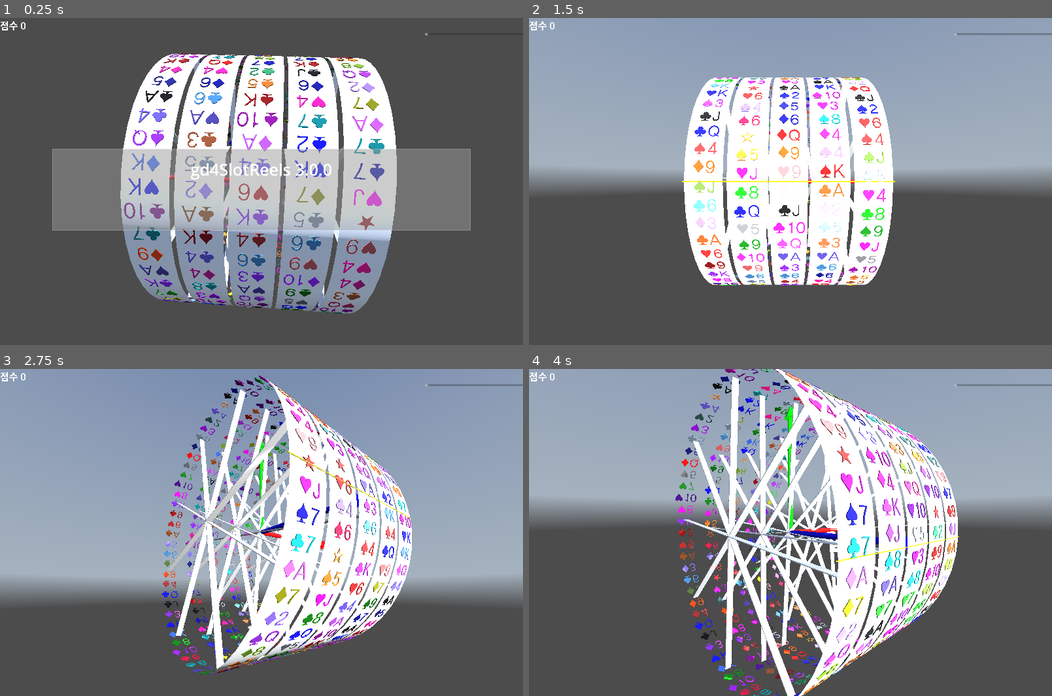
Above: before the commit, frames 1-4 (two rows, left to right).
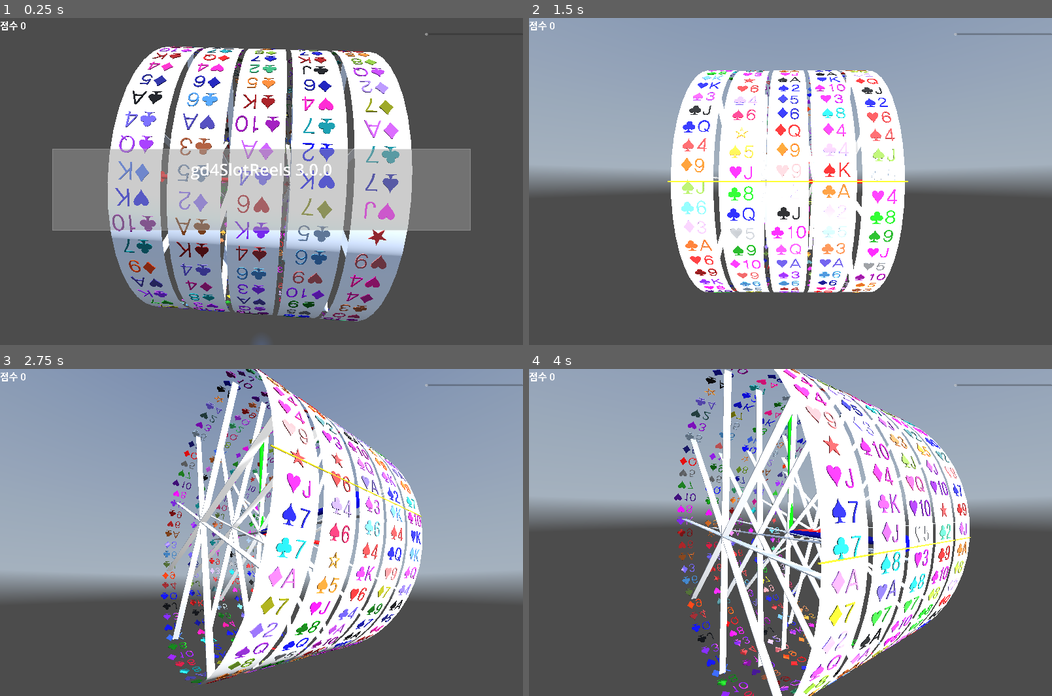
Above: after the commit, the same moments.

Repository: kasworld/gd4slot
Game: Godot game, scene res://main.tscn
Two runs of this game, one before a commit and one after it. Both use one fixed random seed, a clock stepped at 60 frames per second and the inputs below. A sky picture missing from this copy of the repository is replaced by a grey-blue gradient.
Inputs (mouse positions are in pixels of both pictures, inside the frame that each line leads up to):
- Up to frame 1 (0.25 s): no input
- Up to frame 2 (1.5 s): tap Enter at 0.5 s; move the mouse to (905, 165) at 0.52 s; hold Right 0.53-1.28 s; tap Q at 0.6 s; click (905, 165) at 0.67 s; tap Space at 0.77 s; move the mouse to (685, 197) at 1.27 s; hold Down from 1.28 s (still down); tap E at 1.35 s
- Up to frame 3 (2.75 s): tap Space at 1.52 s; move the mouse to (313, 460) at 2.02 s; release Down at 2.03 s; hold Right from 2.03 s (still down); tap Enter at 2.1 s
- Up to frame 4 (4 s): move the mouse to (764, 597) at 2.77 s; release Right at 2.78 s; hold Up 2.78-3.53 s; tap Delete at 2.85 s; click (764, 597) at 2.92 s; tap Space at 3.02, 3.77 s; move the mouse to (947, 581) at 3.52 s; hold Left from 3.53 s (still down); tap Q at 3.6 s

The runs differ from the first frame. In frame 1, 22% of the frame differs, in the area x 20-79%, y 8-100%; in frame 2, 13%; in frame 3, 18%; in frame 4, 22%.

Commit message:
update slots, MultiMeshShape, camera move

Diff:
--- a/axis_arrow3d/axis_arrow_3d.gd
+++ b/axis_arrow3d/axis_arrow_3d.gd
@@ -1,31 +1,22 @@
 extends Node3D
 class_name AxisArrow3D
 
-var arrow_list :Array
 var colors := [Color.RED, Color.GREEN, Color.BLUE]
-var label_list :Array
 var label_text := ["X", "Y", "Z"]
-func _ready() -> void:
+func set_colors(colist :Array = colors) -> AxisArrow3D:
 	for i in 3:
-		var ar = preload("res://arrow3d/arrow_3d.tscn").instantiate()
-		ar.set_color(colors[i])
-		arrow_list.append(ar)
-		add_child(ar)
+		$Arrows.get_child(i).set_color(colist[i])
+	return self
 
-		var lb = Label3D.new()
-		lb.text = label_text[i]
-		lb.billboard = BaseMaterial3D.BILLBOARD_ENABLED
-		label_list.append(lb)
-		add_child(lb)
-
-	arrow_list[0].rotation.z = -PI/2
-	#arrow_list[1].rotation.y = PI/2
-	arrow_list[2].rotation.x = PI/2
+func set_label_text(text_list :Array = label_text) -> AxisArrow3D:
+	for i in 3:
+		$Labels.get_child(i).text = text_list[i]
+	return self
 
 func set_size(l :float) -> AxisArrow3D:
 	for i in 3:
-		arrow_list[i].set_size(l, l/50, l/20, 0.9)
-		arrow_list[i].position[i] = l/2
-		label_list[i].position[i] = l/2
-		label_list[i].font_size = l * 50
+		$Arrows.get_child(i).set_size(l, l/50, l/20, 0.9)
+		$Arrows.get_child(i).position[i] = l/2
+		$Labels.get_child(i).position[i] = l/2
+		$Labels.get_child(i).font_size = l * 50
 	return self
--- a/axis_arrow3d/axis_arrow_3d.tscn
+++ b/axis_arrow3d/axis_arrow_3d.tscn
@@ -1,6 +1,31 @@
-[gd_scene load_steps=2 format=3 uid="uid://dl14flc0fkeyt"]
+[gd_scene load_steps=3 format=3 uid="uid://dl14flc0fkeyt"]
 
 [ext_resource type="Script" uid="uid://ddkt5j34od0lk" path="res://axis_arrow3d/axis_arrow_3d.gd" id="1_yfllo"]
+[ext_resource type="PackedScene" uid="uid://c8npqlgeyy3xa" path="res://arrow3d/arrow_3d.tscn" id="2_yfllo"]
 
 [node name="AxisArrow3D" type="Node3D"]
 script = ExtResource("1_yfllo")
+
+[node name="Arrows" type="Node3D" parent="."]
+
+[node name="ArrowX" parent="Arrows" instance=ExtResource("2_yfllo")]
+transform = Transform3D(-4.371139e-08, 1, 0, -1, -4.371139e-08, 0, 0, 0, 1, 0, 0, 0)
+
+[node name="ArrowY" parent="Arrows" instance=ExtResource("2_yfllo")]
+
+[node name="ArrowZ" parent="Arrows" instance=ExtResource("2_yfllo")]
+transform = Transform3D(1, 0, 0, 0, -4.371139e-08, -1, 0, 1, -4.371139e-08, 0, 0, 0)
+
+[node name="Labels" type="Node3D" parent="."]
+
+[node name="LabelX" type="Label3D" parent="Labels"]
+billboard = 1
+text = "X"
+
+[node name="LabelY" type="Label3D" parent="Labels"]
+billboard = 1
+text = "Y"
+
+[node name="LabelZ" type="Label3D" parent="Labels"]
+billboard = 1
+text = "Z"
--- a/lib/fly_node3d.gd
+++ b/lib/fly_node3d.gd
@@ -3,10 +3,10 @@
 # for free fly camera
 
 const Key2Info := {
-	KEY_UP: ["rotation", "x", PI/10],
-	KEY_DOWN: ["rotation", "x", -PI/10],
-	KEY_LEFT: ["rotation", "y", PI/10],
-	KEY_RIGHT: ["rotation", "y", -PI/10],
+	KEY_UP: ["rotation", "x", PI/180],
+	KEY_DOWN: ["rotation", "x", -PI/180],
+	KEY_LEFT: ["rotation", "y", PI/180],
+	KEY_RIGHT: ["rotation", "y", -PI/180],
 	KEY_A: ["position", "x", -1],
 	KEY_D: ["position", "x", 1],
 	KEY_W: ["position", "z", -1],
--- a/main.gd
+++ b/main.gd
@@ -12,8 +12,19 @@
 func start_all_animation() -> void:
 	pass
 
+
+var colorlist :Array = NamedColorList.filter_to_colorlist(NamedColorList.make_dark_color_list())
+var cardlist :Array = PlayingCard.make_deck_with_joker()
+func make_color_text_info_list() -> Array:
+	var rtn := []
+	for i in cardlist.size():
+		rtn.append( [ colorlist[i%colorlist.size()], cardlist[i] ] )
+	return rtn
+
 var vp_size :Vector2
 var slot :Slots
+var symbol_size := Vector2(8,4)
+var reel_count := 5
 
 func _ready() -> void:
 	timed_message_init()
@@ -25,14 +36,14 @@
 
 	main_animation.animation_ended.connect(main_animation_ended)
 	start_all_animation()
-	slot = preload("res://slots/slots.tscn").instantiate().init()
+	slot = preload("res://slots/slots.tscn").instantiate().init(reel_count, symbol_size, make_color_text_info_list())
 	add_child(slot)
 	slot.rotation_stopped.connect(슬롯멈춤)
 
-	$AxisArrow3D.set_size(slot.calc_radius())
+	$AxisArrow3D.set_size(slot.calc_radius()).set_colors()
 
-	$OmniLight3D.position = slot.calc_center() + Vector3( 0, 0, slot.calc_radius()*2)
-	$OmniLight3D.omni_range = slot.calc_size().length()*2
+	$OmniLight3D.position = Vector3( 0, 0, slot.calc_radius()*2)
+	$OmniLight3D.omni_range = slot.calc_radius()*4
 	set_fixedcamera_pos()
 
 func timed_message_init() -> void:
@@ -68,9 +79,9 @@
 	main_animation.handle_animation()
 	var t := Time.get_unix_time_from_system() /2.3
 	if $MovingCameraLightHober.is_current_camera():
-		$MovingCameraLightHober.move_hober_around_z(t,slot.calc_center(),slot.calc_width(),	slot.calc_radius()*1.5)
+		$MovingCameraLightHober.move_hober_around_z(t,Vector3.ZERO,reel_count*symbol_size.x, slot.calc_radius()*1.5)
 	elif $MovingCameraLightAround.is_current_camera():
-		$MovingCameraLightAround.move_wave_around_y(t,slot.calc_center(),slot.calc_width(),	slot.calc_radius()*1.5)
+		$MovingCameraLightAround.move_wave_around_y(t,Vector3.ZERO,reel_count*symbol_size.x, slot.calc_radius()*1.5)
 
 var key2fn = {
 	KEY_ESCAPE : _on_button_esc_pressed,
@@ -95,9 +106,9 @@
 
 func set_fixedcamera_pos()->void:
 	$FixedCameraLight.set_center_pos_far(
-		slot.calc_center(),
-		Vector3( 0, 0, slot.calc_radius() + slot.calc_width() ),
-		slot.calc_size().length()*2)
+		Vector3.ZERO,
+		Vector3( 0, 0, slot.calc_radius() + reel_count*symbol_size.x ),
+		slot.calc_radius()*4)
 
 func _on_button_fov_up_pressed() -> void:
 	MovingCameraLight.GetCurrentCamera().fov_camera_inc()
--- a/moving_carmera_light/moving_camera_light.gd
+++ b/moving_carmera_light/moving_camera_light.gd
@@ -1,5 +1,4 @@
 extends Node3D
-
 class_name MovingCameraLight
 
 static var SelfList :Array[MovingCameraLight]
@@ -41,7 +40,8 @@
 	rotation = n.rotation
 
 func _to_string() -> String:
-	return "MovingCameraLight%d[fov camera:%s, fov light:%s, rotation:%s]" % [id, fov_camera,fov_light, rotation_degrees ]
+	return "MovingCameraLight%d[fov camera:%s, fov light:%s, rotation:%s, position:%s]" % [
+		id, fov_camera,fov_light, rotation_degrees, position ]
 
 func fov_camera_inc() -> void:
 	$Camera3D.fov = fov_camera.set_up()
@@ -77,9 +77,21 @@
 	position = Vector3( sin(t)*radius, cos(t)*radius, height ) + center
 	look_at(center)
 
+func bounce_within_aabb(delta :float, bounce_area :AABB, velocity :Vector3, center :Vector3, radius :float) -> Vector3:
+	position += velocity * delta
+	var bn = Bounce.v3f(position, bounce_area, radius)
+	for i in 3:
+		# change vel on bounce
+		if bn.bounced[i] != 0 :
+			velocity[i] = -bn.bounced[i] * abs(velocity[i])
+	position = bn.pos
+	look_at(center)
+	return velocity
+
 func set_center_pos_far(center :Vector3, pos :Vector3, far :float) -> void:
 	position = pos
-	look_at(center)
+	#look_at(center)
+	look_at_from_position(position, center)
 	$Camera3D.far = far
 	$SpotLight3D.spot_range = far
 
--- a/multi_mesh_shape/multi_mesh_shape.gd
+++ b/multi_mesh_shape/multi_mesh_shape.gd
@@ -17,20 +17,22 @@
 		set_inst_color(i, co)
 	return self
 
-func init_wire_net(net_size :Vector2, wire_count :Vector2i, wire_radius :float, co :Color, alpha :float = 1.0) -> MultiMeshShape:
+func init_wire_net(net_size :Vector2, grid_count :Vector2i, wire_radius :float, co :Color, alpha :float = 1.0) -> MultiMeshShape:
+	var wire_count := Vector2i(grid_count.x +1, grid_count.y +1)
+	var pos_shift := -Vector3(net_size.x, net_size.y, 0)/2
 	var 선 := BoxMesh.new()
 	var count := wire_count.x + wire_count.y
 	init_with_alpha(선, count, alpha)
 	for i in count:
 		multimesh.set_instance_color(i,co)
 		if i < wire_count.x:
-			var pos := Vector3( net_size.x/(wire_count.x-1)* i, net_size.y/2, 0)
+			var pos := Vector3( net_size.x/(wire_count.x-1)* i, net_size.y/2, 0) + pos_shift
 			var t := Transform3D(Basis(), pos)
 			#t = t.rotated(Vector3(0,1,0), bar_rot)
 			t = t.scaled_local( Vector3(wire_radius,net_size.y,wire_radius) )
 			multimesh.set_instance_transform(i,t)
 		else:
-			var pos := Vector3(net_size.x/2, net_size.y/(wire_count.y-1)* (i-wire_count.x), 0)
+			var pos := Vector3(net_size.x/2, net_size.y/(wire_count.y-1)* (i-wire_count.x), 0) + pos_shift
 			var t := Transform3D(Basis(), pos)
 			#t = t.rotated(Vector3(0,1,0), bar_rot)
 			t = t.scaled_local( Vector3(net_size.x,wire_radius,wire_radius) )
@@ -157,12 +159,22 @@
 func set_inst_rotation(i :int, axis :Vector3, rot :float) -> void:
 	var t := multimesh.get_instance_transform(i)
 	t = t.rotated_local(axis, rot)
-	multimesh.set_instance_transform(i,t )
+	multimesh.set_instance_transform(i, t)
+
+func set_inst_scale(i :int, scale_a :Vector3) -> void:
+	var t := multimesh.get_instance_transform(i)
+	t = t.scaled_local(scale_a)
+	multimesh.set_instance_transform(i, t)
 
 func set_inst_position(i :int, pos :Vector3) -> void:
 	var t := multimesh.get_instance_transform(i)
 	t.origin = pos
-	multimesh.set_instance_transform(i,t )
+	multimesh.set_instance_transform(i, t)
 
 func set_inst_color(i, co :Color) -> void:
 	multimesh.set_instance_color(i,co)
+
+func set_inst_position_rotation(i :int, pos :Vector3, axis :Vector3, rot :float) -> void:
+	var t := Transform3D(Basis(), pos)
+	t = t.rotated_local(axis, rot)
+	multimesh.set_instance_transform(i, t)
--- a/slots/slots.gd
+++ b/slots/slots.gd
@@ -3,48 +3,28 @@
 
 signal rotation_stopped(s :Slots)
 
-var colorlist :Array = NamedColorList.filter_to_colorlist(NamedColorList.make_dark_color_list())
-var cardlist :Array = PlayingCard.make_deck_with_joker()
-func make_color_text_info_list() -> Array:
-	var rtn := []
-	for i in cardlist.size():
-		rtn.append( [ colorlist[i%colorlist.size()], cardlist[i] ] )
-	return rtn
-
-var symbol크기 := Vector2(10,5)
-var reelcount := 5
 var reel_list := []
-
-func init() -> Slots:
-	var color_text_info_list := make_color_text_info_list()
+func init(reelcount :int, symbol크기 :Vector2, color_text_info_list: Array) -> Slots:
+	var total_width := reelcount*(symbol크기.x+1)
 	for i in reelcount:
 		var kilist := color_text_info_list.duplicate()#.slice(0,7)
 		kilist.shuffle()
 		var rl = preload("res://slot_reel/slot_reel.tscn").instantiate().init(i, symbol크기, kilist)
 		rl.rotation_stopped.connect(결과가결정됨)
-		rl.position = Vector3(i*symbol크기.x+i +symbol크기.x/2 -calc_width()/2, 0, 0)
+		rl.position = Vector3(i*symbol크기.x+i +symbol크기.x/2 -total_width/2, 0, 0)
 		add_child(rl)
 		reel_list.append(rl)
 
 	$Bar.mesh.material.albedo_color = Color.GOLD
 	$Bar.mesh.top_radius = 0.1
 	$Bar.mesh.bottom_radius = $Bar.mesh.top_radius
-	$Bar.mesh.height = calc_width()
+	$Bar.mesh.height = total_width
 	$Bar.position = (reel_list[-1].position + reel_list[0].position) /2 + Vector3(0,0,reel_list[0].calc_radius())
 
 	return self
 
 func calc_radius() -> float:
 	return reel_list[0].calc_radius()
-
-func calc_width() -> float:
-	return reelcount*(symbol크기.x+1)
-
-func calc_size() -> Vector3:
-	return Vector3(calc_width(),calc_radius()*2,calc_radius()*2)
-
-func calc_center() -> Vector3:
-	return Vector3(0,0,0)
 
 func 결과가결정됨( _rl :SlotReel) -> void:
 	var 모두멈추었나 = true
